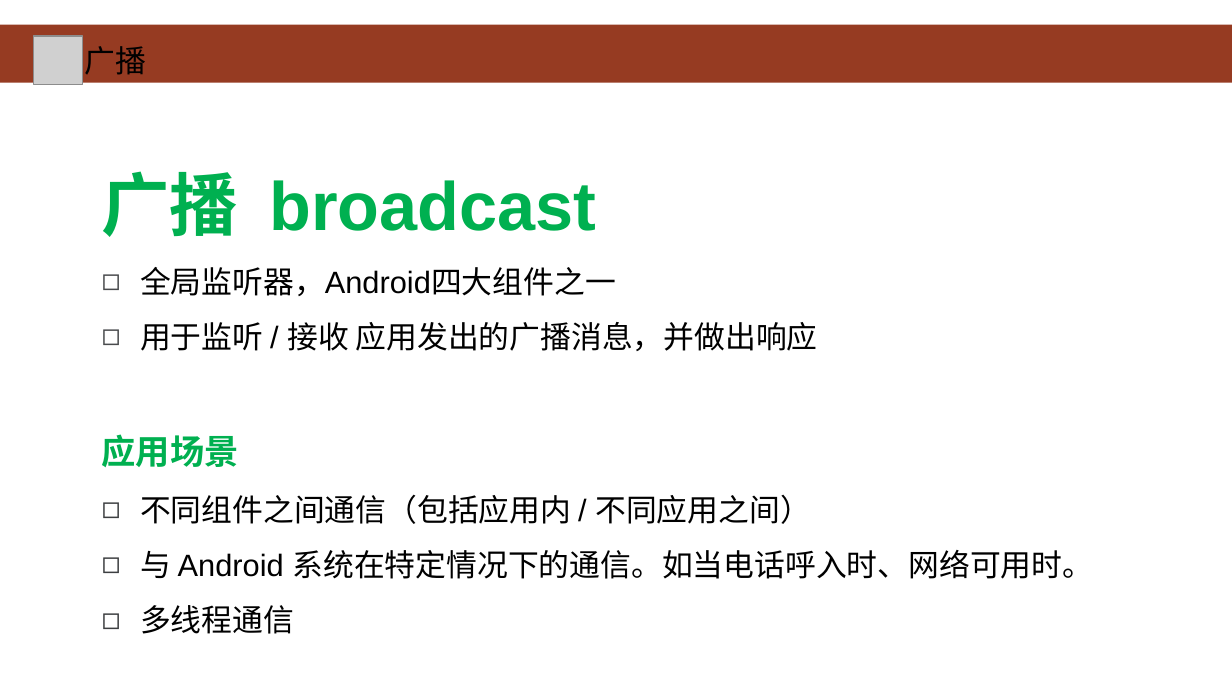
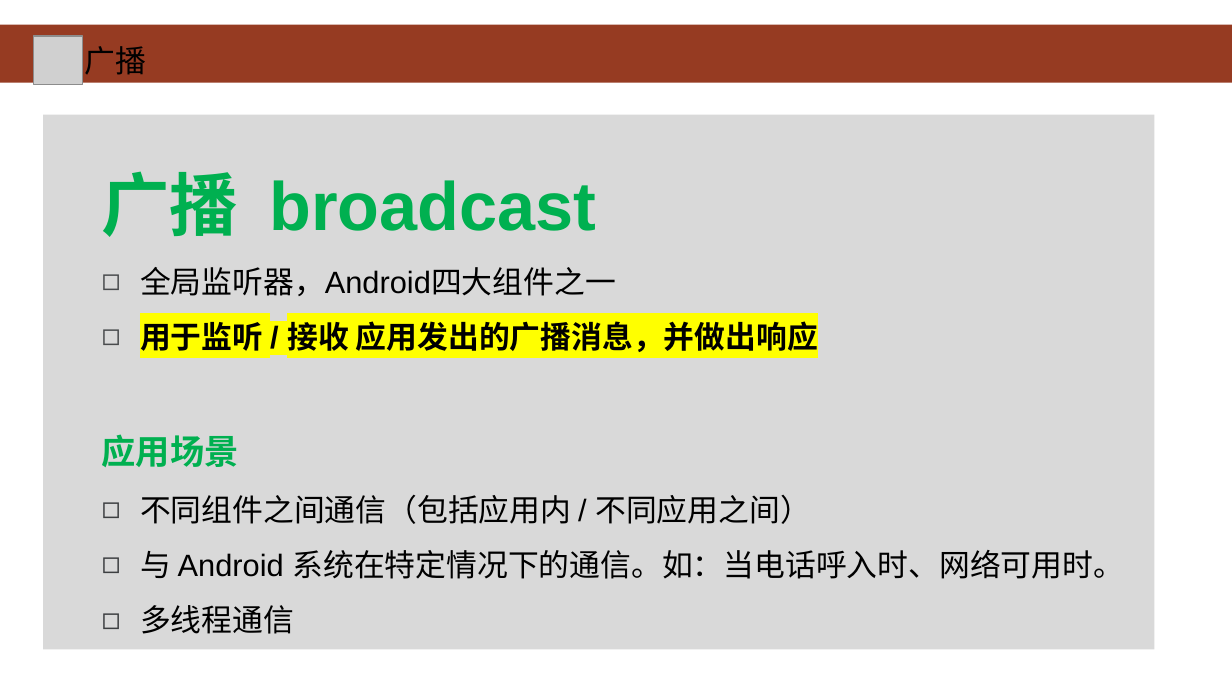
Before and after one commit to HBU/Android-PPT, a slide deck: slide 2 of 07.0 -- 广播 ------- 第07章.pptx. Drawn at 1232x693 pixels with LibreOffice and Linux fonts; fonts in the diff are those of the drawing; grey boxes stand for pictures; background and template pictures are left out. Boxes give left, top, right and bottom in pixels: in the first picture for what was removed or moved away, otherwise in the second. Text is boxed around its words. In the diff, an @@ line names an element or a change of style, - is before the commit and + after.

```diff
--- a/07.0 -- 广播 ------- 第07章.pptx
+++ b/07.0 -- 广播 ------- 第07章.pptx
@@ rectangle "广播 broadcast": place and size @@
-rectangle "广播 broadcast" at (102, 171, 1093, 634)
+rectangle "广播 broadcast" at (43, 115, 1154, 649)
@@ rectangle "广播 broadcast" at (43, 115, 1154, 649): fill none to #D9D9D9 @@
@@ text in rectangle at (140, 321, 818, 352): highlight none to #FFFF00, bold on in "用于监听 / 接收 应用发出的广播消息，并做出响应" @@
@@ text in rectangle at (140, 550, 1124, 579): text changed @@
-◻ 与 Android 系统在特定情况下的通信。如当电话呼入时、网络可用时。
+◻ 与 Android 系统在特定情况下的通信。如：当电话呼入时、网络可用时。
```
Also in this commit, not shown: 15 other slides changed.
